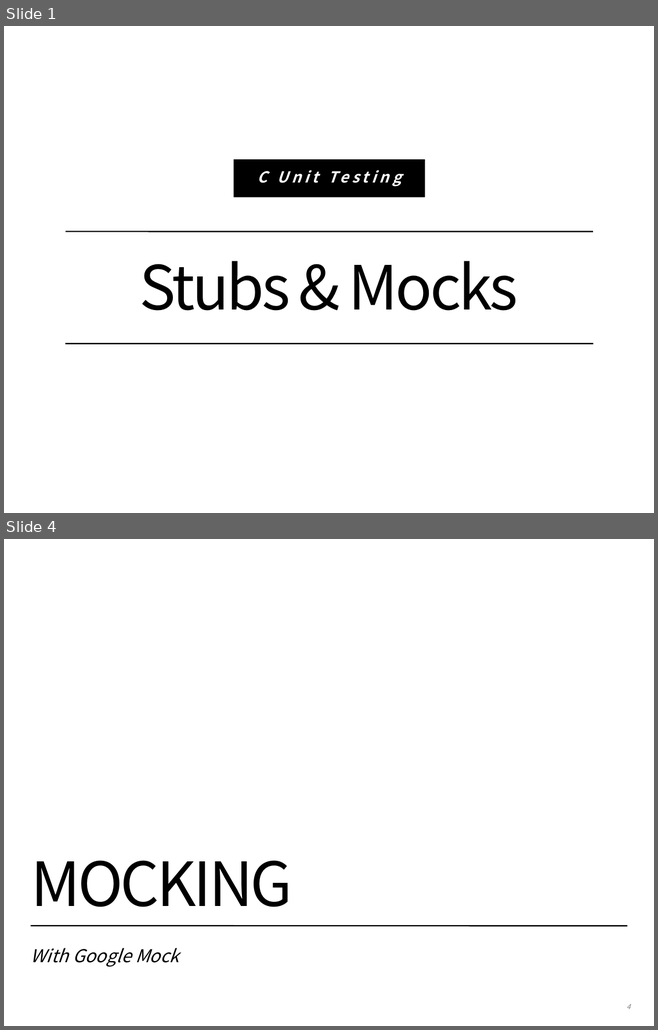
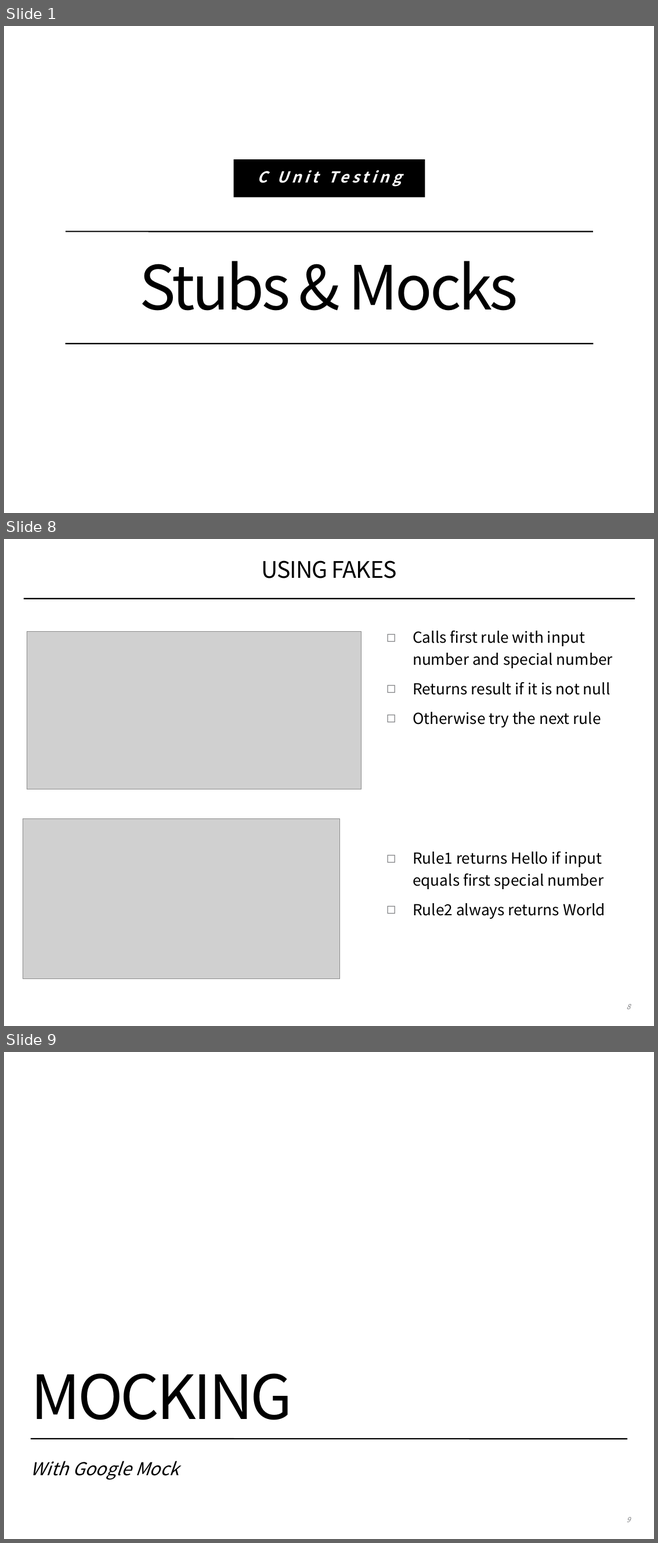
Before and after one commit to coney/c-training, a slide deck: UT/.slides/02-stubs-and-mocks.pptx. Shown one above the other, each under a label of ours: slides 1 and 4 before the commit, slides 1, 8 and 9 after it; the slides between them are not shown. The pictures are 658x1030 and 658x1543 pixels, drawn with LibreOffice and Linux fonts; fonts in the diff are those of the drawing; grey boxes stand for pictures; background and template pictures are left out. Boxes give left, top, right and bottom in pixels: in the first picture for what was removed or moved away, otherwise in the second. Text is boxed around its words. In the diff, an @@ line names an element or a change of style, - is before the commit and + after.

```diff
--- a/UT/.slides/02-stubs-and-mocks.pptx
+++ b/UT/.slides/02-stubs-and-mocks.pptx
@@ slide 8 added at [4,539,654,1026], background #FFFFFF @@
@@ title added at [261,560,397,578], 36 pt, text #000000 @@
+USING FAKES
@@ line added from (24, 599) to (635, 598), #000000 2 pt @@
@@ picture added at [27,632,362,790] @@
@@ text added at [412,631,612,727], 24 pt, text #000000 @@
+◻ Calls first rule with input number and special number
+◻ Returns result if it is not null
+◻ Otherwise try the next rule
@@ picture added at [23,819,340,979] @@
@@ text added at [412,852,605,919], 24 pt, text #000000 @@
+◻ Rule1 returns Hello if input equals first special number
+◻ Rule2 always returns World
@@ page number added at [626,1004,630,1009], 11 pt, text #808184, italic @@
+8
@@ what was slide 4 is now slide 9 @@
@@ page number at [626,1517,630,1522]: text changed @@
-4
+9
```
Also in this commit, not shown: 1 slide changed, 8 other slides added, 2 slides removed.
